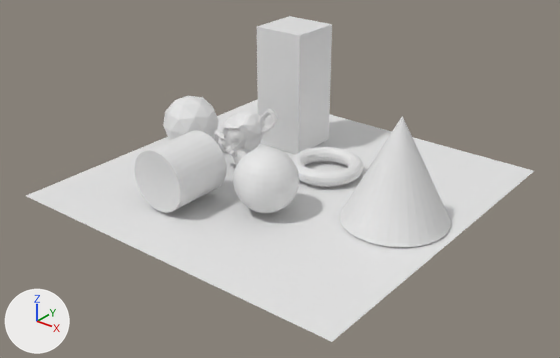
The Blender file tutorial1.blend as it was, and as the next commit left it.
Camera for both pictures: a camera (50 mm lens) standing at (16.83, -18.23, 11.34) and looking at (2.88, -0.8, 0.53). The lights are fixed; the arrows at lower left show +X, +Y and +Z. The older version comes first.
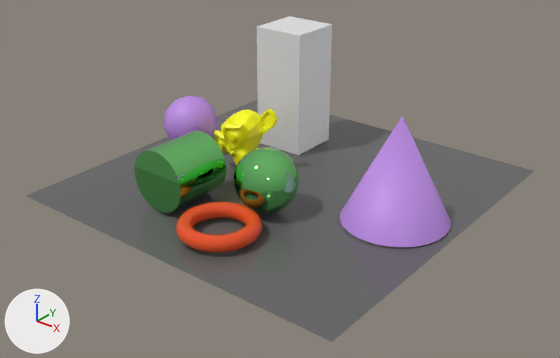
What differs and where, as boxes [x1, y1, x2, y2] in the pictures (560 x 358 px):
'Plane', recoloured (white to dark grey)
    both: [26, 99, 534, 342]
'Cone', recoloured (white to purple)
    both: [340, 116, 451, 247]
'Cylinder', recoloured (white to green)
    both: [134, 130, 226, 213]
'Torus', recoloured, moved
    before: [291, 147, 363, 187]
    after: [176, 202, 262, 253]
'Sphere', recoloured (white to green)
    both: [233, 147, 299, 213]
'Suzanne', recoloured (white to yellow)
    both: [214, 109, 278, 166]
'Icosphere', recoloured (white to purple)
    both: [163, 96, 219, 140]

What the commit changed:
Material 'yellow' (mat_yellow) is new.
Its base color is (1.0, 0.999, 0.0) (yellow #ffff00).
Material 'Material.002' (mat_material_002) is new.
Its base color is (0.8, 0.0821, 0.0174) (orange #e75124).
Its roughness is 0.0.
Material 'purple' (mat_purple) is new.
Its base color is (0.52, 0.273, 0.8) (purple #bf8fe7).
Material 'green' (mat_green) is new.
Its base color is (0.254, 0.8, 0.245) (green #8ae788).
Its metallic is 1.0.
Its roughness is 0.0.
Material 'Material.001' (mat_material_001) is new.
Its base color is (0.124, 0.124, 0.124) (dark grey #636363).
Its roughness is 0.225.
me_plane has 4 vertices, 1 face and spans x -1.0..1.0, y -1.0..1.0, z 0.0.
me_plane gains material mat_material_001 (dark grey #636363).
me_sphere_001 has 482 vertices, 512 faces and spans x -1.0..1.0, y -1.0..1.0, z -1.0..1.0.
me_sphere_001 gains material mat_green (green #8ae788).
me_icosphere has 42 vertices, 80 faces and spans x -0.95..0.95, y -1.0..1.0, z -1.0..1.0.
me_icosphere gains material mat_purple (purple #bf8fe7).
me_cylinder has 64 vertices, 34 faces and spans x -1.0..1.0, y -1.0..1.0, z -1.0..1.0.
me_cylinder gains material mat_green (green #8ae788).
me_cone has 33 vertices, 33 faces and spans x -1.0..1.0, y -1.0..1.0, z -1.0..1.0.
me_cone gains material mat_purple (purple #bf8fe7).
me_torus has 576 vertices, 576 faces and spans x -1.25..1.25, y -1.25..1.25, z -0.25..0.25.
me_torus gains material mat_material_002 (orange #e75124).
me_suzanne has 507 vertices, 500 faces and spans x -1.37..1.37, y -0.85..0.85, z -0.98..0.98.
me_suzanne gains material mat_yellow (yellow #ffff00).
Object 'Torus' (ob_torus) moves from (3.18, 1.31, 0.32) to (3.18, -3.99, 0.32).
